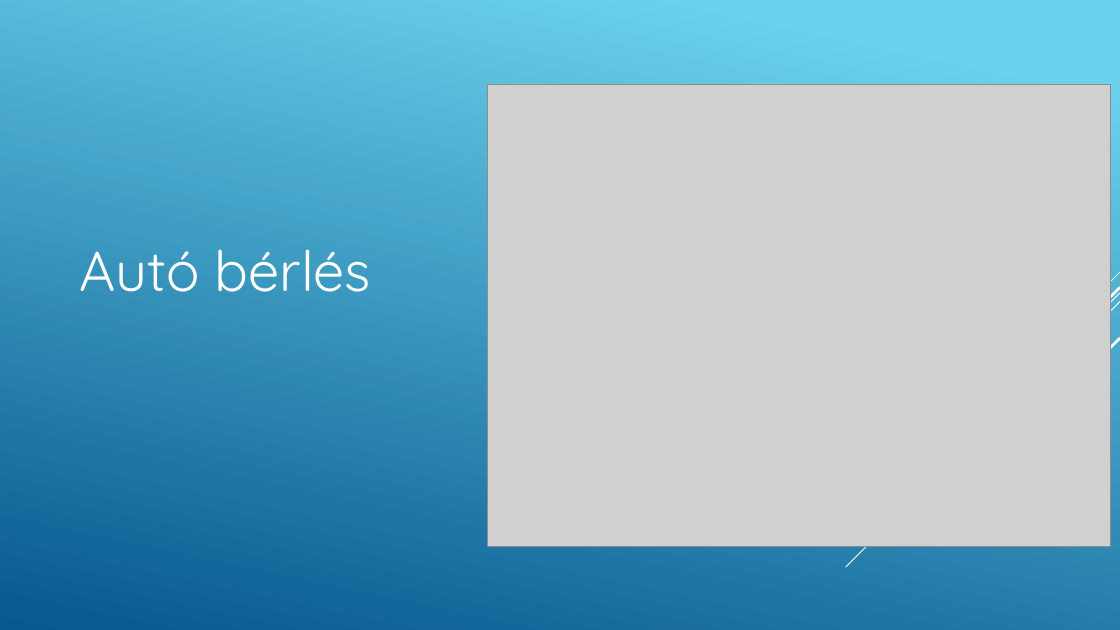
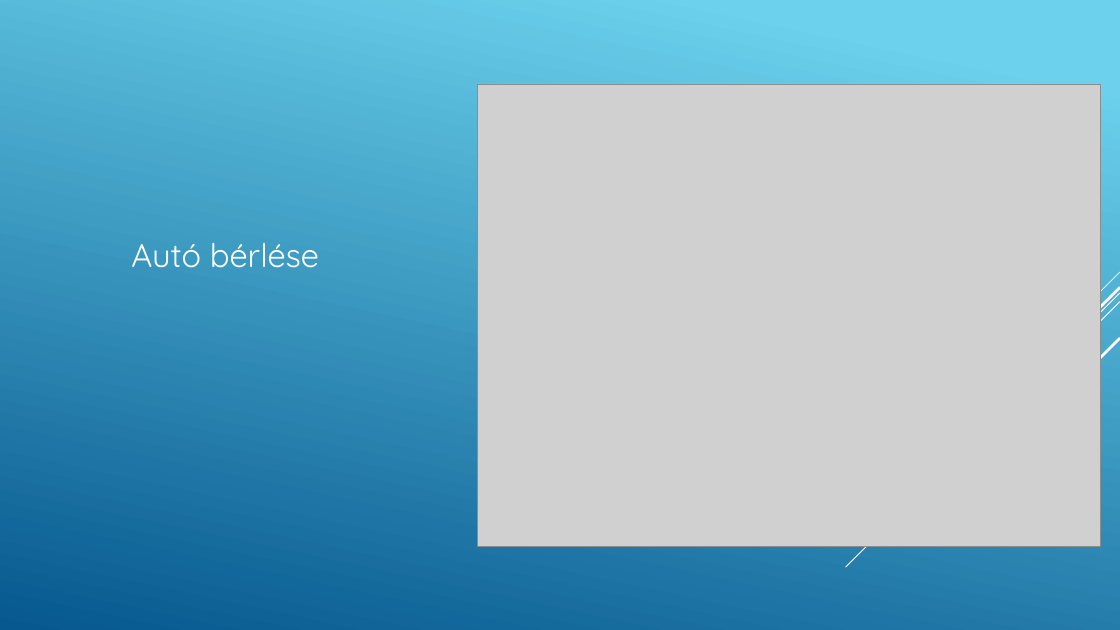
Before and after one commit to csokyS/LuxCar, a slide deck: slide 21 of docs/LuxCar.pptx. Drawn at 1120x630 pixels with LibreOffice and Linux fonts; fonts in the diff are those of the drawing; grey boxes stand for pictures. Boxes give left, top, right and bottom in pixels: in the first picture for what was removed or moved away, otherwise in the second. Text is boxed around its words. In the diff, an @@ line names an element or a change of style, - is before the commit and + after.

```diff
--- a/docs/LuxCar.pptx
+++ b/docs/LuxCar.pptx
@@ picture: place and size @@
-picture at [488, 84, 1112, 546]
+picture at [477, 84, 1101, 546]
@@ text at [131, 243, 319, 268]: text changed; size 48 to 28 pt @@
-Autó bérlés
+Autó bérlése
```
Also in this commit, not shown: 19 other slides changed, 1 slide added, 1 slide removed, 1 other file.
